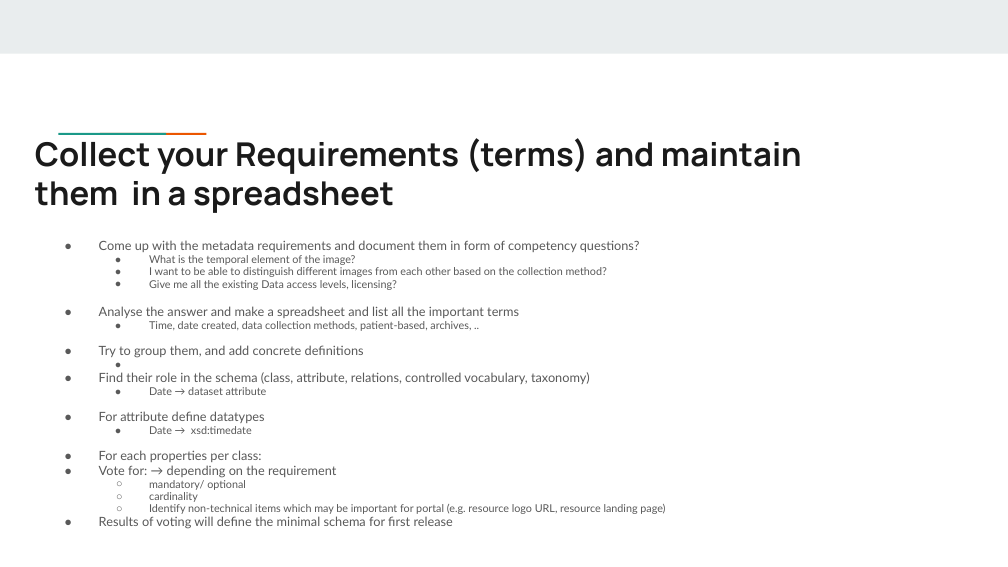
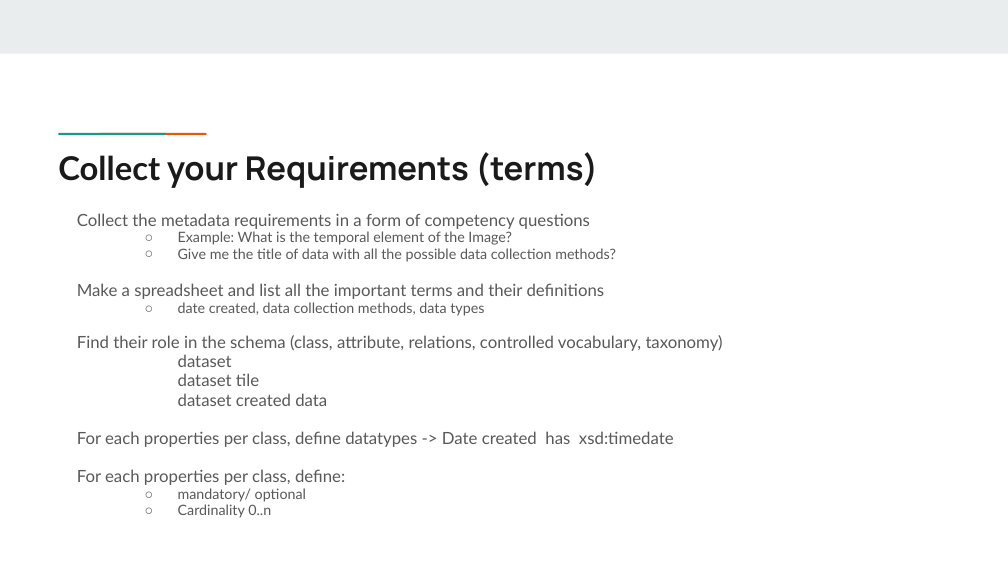
Before and after one commit to Health-RI/health-ri-metadata, a slide deck: slide 21 of Presentations/[DRAFT]HRI_Metadata_Schema_ImagingGroup_KickOff.pptx (slide 20 before the commit). Drawn at 1008x567 pixels with LibreOffice and Linux fonts; fonts in the diff are those of the drawing. Boxes give left, top, right and bottom in pixels: in the first picture for what was removed or moved away, otherwise in the second. Text is boxed around its words. In the diff, an @@ line names an element or a change of style, - is before the commit and + after.

```diff
--- a/Presentations/[DRAFT]HRI_Metadata_Schema_ImagingGroup_KickOff.pptx
+++ b/Presentations/[DRAFT]HRI_Metadata_Schema_ImagingGroup_KickOff.pptx
@@ title at [58, 152, 598, 188]: text changed @@
-Collect your Requirements (terms) and maintain them in a spreadsheet
+Collect your Requirements (terms)
@@ text "Collect the metadata requirements in ...": place and size @@
-text "Collect the metadata requirements in ..." at [99, 240, 665, 529]
+text "Collect the metadata requirements in ..." at [77, 213, 723, 518]
@@ text at [77, 213, 616, 316]: text changed; size 7.7 to 10.2 pt @@
-● Come up with the metadata requirements and document them in form of competency questions?
-  ● What is the temporal element of the image?
-  ● I want to be able to distinguish different images from each other based on the collection method?
-  ● Give me all the existing Data access levels, licensing?
-● Analyse the answer and make a spreadsheet and list all the important terms
-  ● Time, date created, data collection methods, patient-based, archives, ..
-● Try to group them, and add concrete definitions
+Collect the metadata requirements in a form of competency questions
+  ○ Example: What is the temporal element of the Image?
+  ○ Give me the title of data with all the possible data collection methods?
+Make a spreadsheet and list all the important terms and their definitions
+  ○ date created, data collection methods, data types
@@ text at [77, 354, 674, 485]: text changed; size 9.1 to 12 pt @@
-  ● Date → dataset attribute
-● For attribute define datatypes
-  ● Date → xsd:timedate
-● For each properties per class:
-● Vote for: → depending on the requirement
+dataset
+dataset tile
+dataset created data
+For each properties per class, define datatypes -> Date created has xsd:timedate
+For each properties per class, define:
@@ text at [77, 335, 723, 502]: size 9.1 to 12 pt in "Find their role in the schema (class, ..."; size 7.7 to 10.2 pt in "mandatory/ optional"; bullet ● to none @@
@@ text at [178, 504, 271, 518]: text changed; size 7.7 to 10.2 pt @@
-  ○ cardinality
-  ○ Identify non-technical items which may be important for portal (e.g. resource logo URL, resource landing page)
-● Results of voting will define the minimal schema for first release
+  ○ Cardinality 0..n
```
Also in this commit, not shown: 20 other slides changed, 4 slides added, 4 slides removed, 1 other file.
